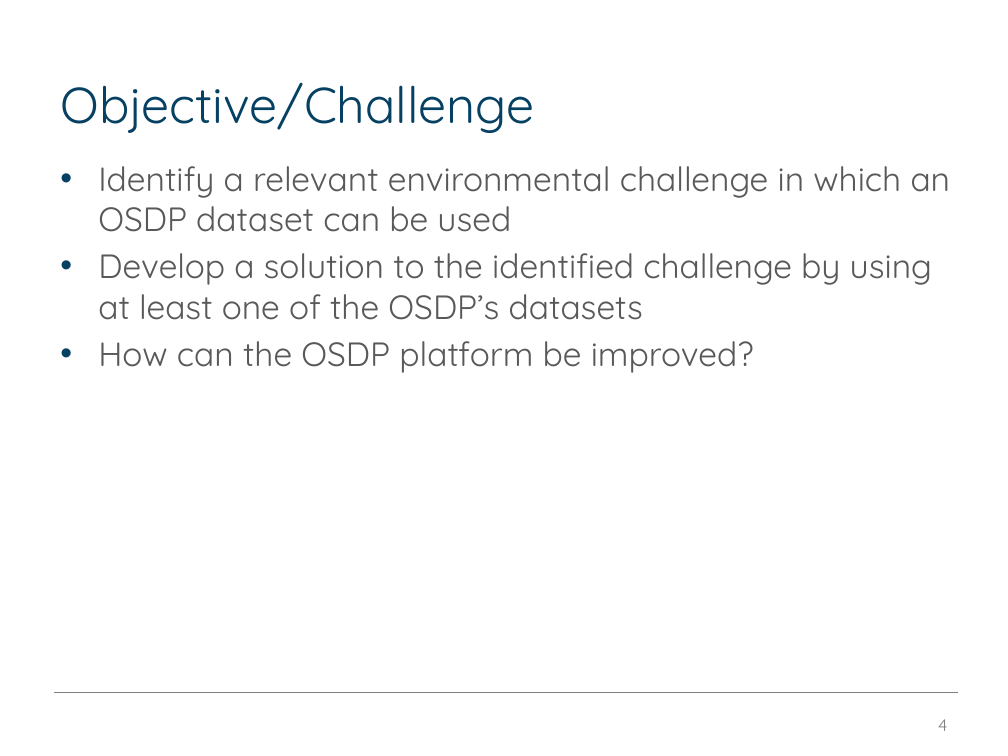
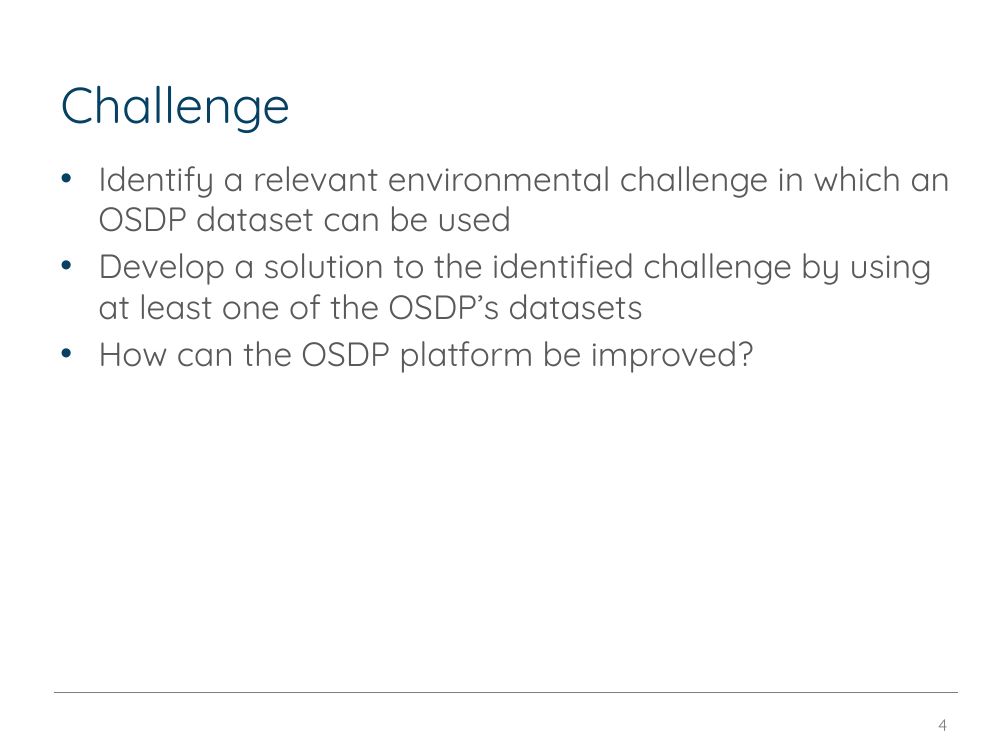
Before and after one commit to edimaudo/hackathon_coding_challenges, a slide deck: slide 4 of open_data_platform_hackathon/osdp_deck.pptx. Drawn at 1008x756 pixels with LibreOffice and Linux fonts; fonts in the diff are those of the drawing; background and template pictures are left out. Boxes give left, top, right and bottom in pixels: in the first picture for what was removed or moved away, otherwise in the second. Text is boxed around its words. In the diff, an @@ line names an element or a change of style, - is before the commit and + after.

```diff
--- a/open_data_platform_hackathon/osdp_deck.pptx
+++ b/open_data_platform_hackathon/osdp_deck.pptx
@@ title at bbox=[60, 85, 290, 133]: text changed @@
-Objective/Challenge
+Challenge
```
Also in this commit, not shown: 4 other slides changed, 8 slides added, 2 slides removed.
